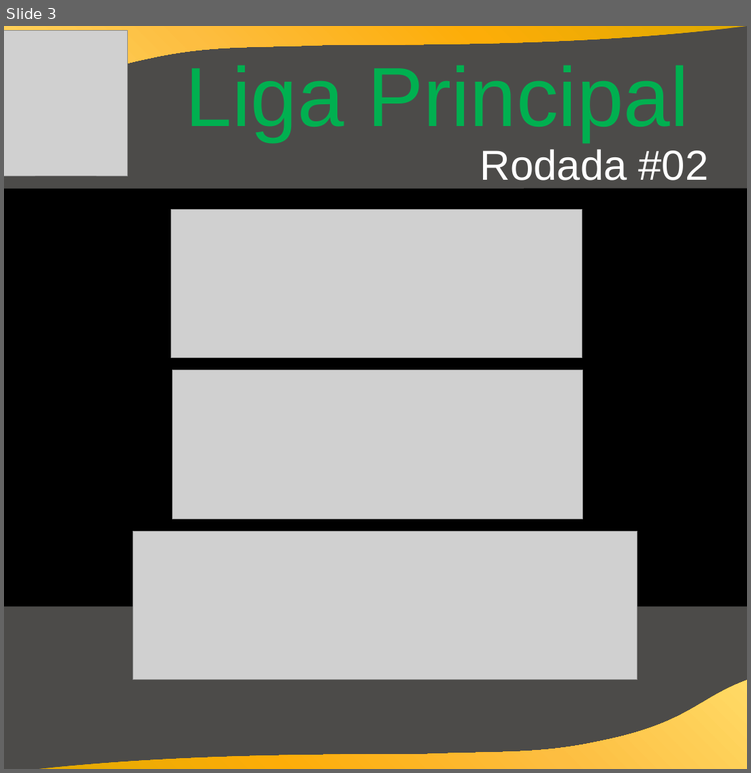
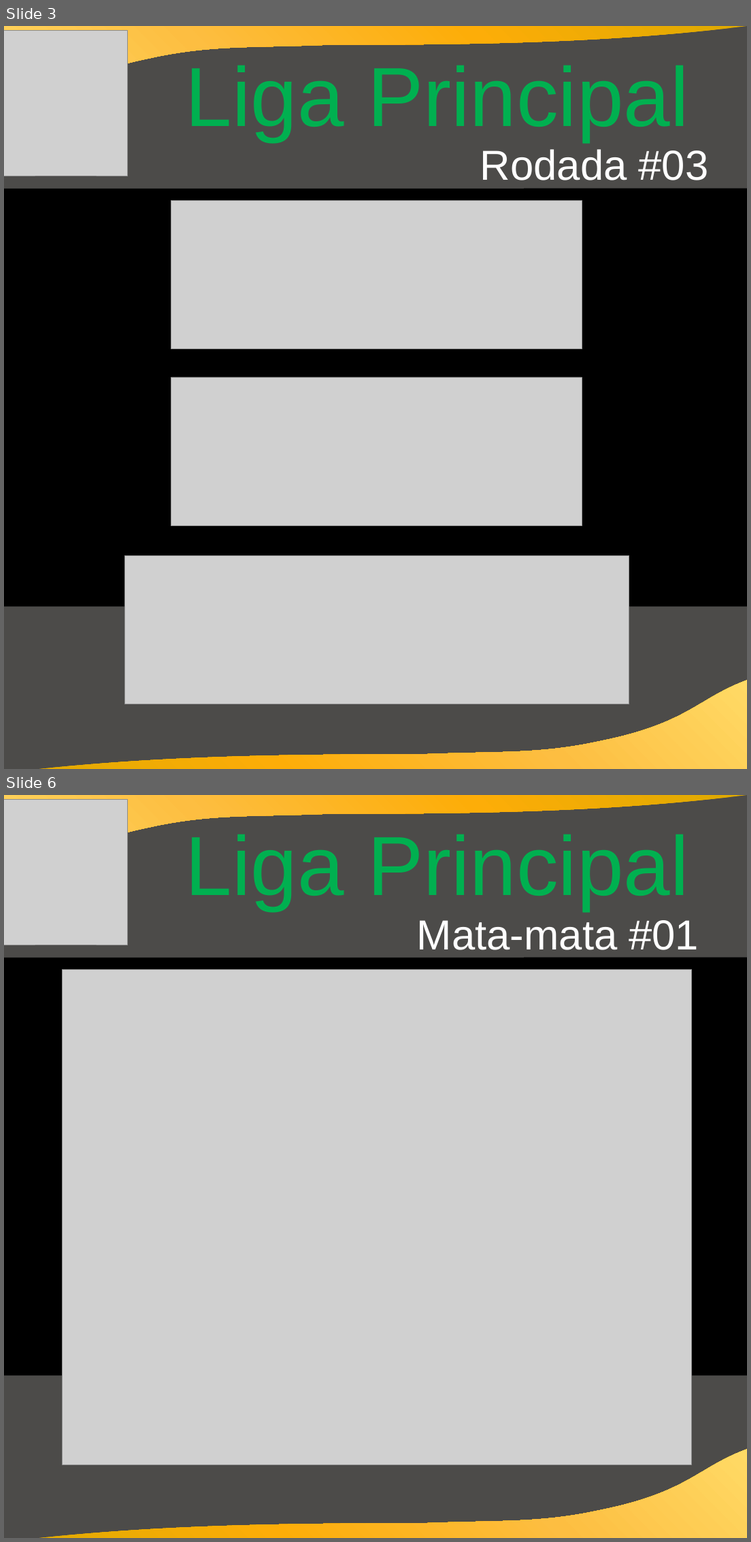
Before and after one commit to cknakayama/automacao_ligaroletarussa2021, a slide deck: Informativos.pptx. Shown one above the other, each under a label of ours: slide 3 before the commit, slides 3 and 6 after it; the slides between them are not shown. The pictures are 751x773 and 751x1542 pixels, drawn with LibreOffice and Linux fonts; fonts in the diff are those of the drawing; grey boxes stand for pictures; background and template pictures are left out. Boxes give left, top, right and bottom in pixels: in the first picture for what was removed or moved away, otherwise in the second. Text is boxed around its words. In the diff, an @@ line names an element or a change of style, - is before the commit and + after.

Commit message:
rodada 04

```diff
--- a/Informativos.pptx
+++ b/Informativos.pptx
@@ slide 6 added at [4, 795, 747, 1538], background picture (left out); not listed: 1 template element that a slide beside it also shows @@
@@ rectangle added at [4, 795, 747, 1538], fill #000000 at 67% opacity @@
@@ freeform shape added at [4, 795, 747, 887], fill gradient #DEA900 to #FDAD08 to #FDBE41 to #FFDA65 @@
@@ picture added at [4, 799, 128, 945] @@
@@ text added at [186, 834, 689, 911], 96 pt, text #00B050 @@
+Liga Principal
@@ text added at [417, 920, 698, 950], 48 pt, text #FFFFFF @@
+Mata-mata #01
@@ rectangle added at [4, 958, 747, 1375], fill #000000 @@
@@ picture added at [524, 958, 747, 1236] @@
@@ picture added at [62, 969, 691, 1464] @@
@@ freeform shape added at [4, 1448, 747, 1538], fill gradient #DEA900 to #FDAD08 to #FDBE41 to #FFDA65 @@
@@ slide 3 changed as well @@
@@ text at [480, 149, 708, 180]: text changed @@
-Rodada #02
+Rodada #03
@@ picture: place and size @@
-picture at [171, 209, 582, 357]
+picture at [171, 200, 582, 348]
@@ picture: place and size @@
-picture at [172, 370, 583, 518]
+picture at [171, 377, 582, 525]
@@ picture: place and size @@
-picture at [133, 531, 637, 679]
+picture at [125, 556, 629, 704]
```
Also in this commit, not shown: 3 other slides changed, 3 other slides added, 5 other files.
